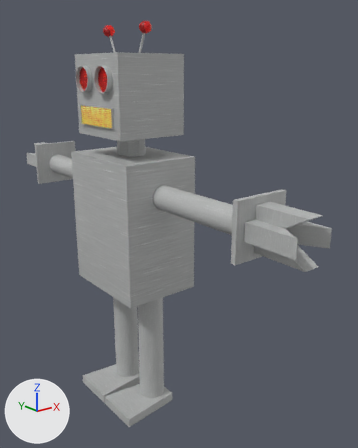
The Blender file character.blend as it was, and as the next commit left it.
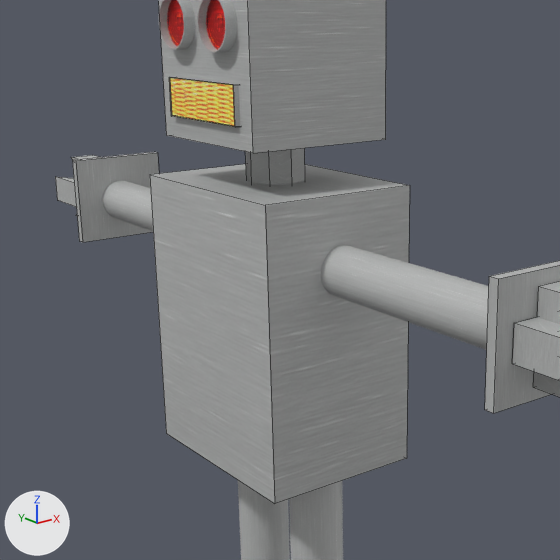
Each version appears first whole from a 50 mm camera at (-4.42, -10.75, 5.86) aimed at (0.6, -4.47, 3.36), and next in a close-up on the part from 0% to 74% of the width and 15% to 75% of the height. The axes (+X, +Y, +Z) are drawn at lower left. The lights are the same throughout. The first two pictures are the older version. The close-ups show mesh edges as thin lines.

In view in the first close-up: 'Arms', 'Arms.001', 'Eye Outline', 'Eye Outline.001', 'Hands', 'Hands.001', 'Head', 'Legs', 'Legs.001', 'Mouth', 'Neck', 'Torso' and 3 more.
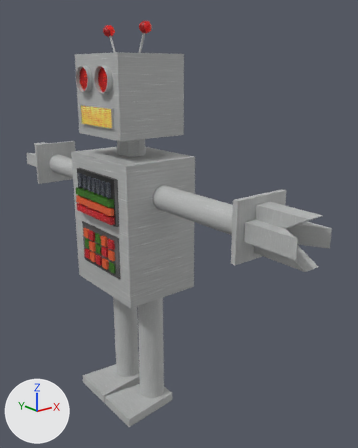
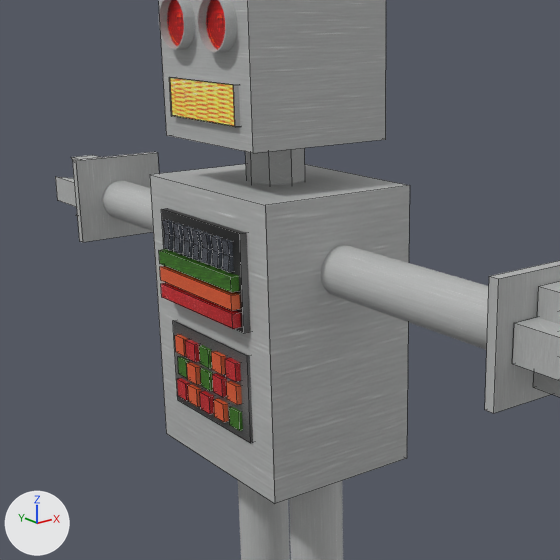
Boxes [x1, y1, x2, y2] around the edits, measured in the close-ups (560 x 560 px):
'Buttons plate', added: after [173, 321, 253, 443]
'Switch Plate', added: after [161, 208, 250, 333]
'Switches', added: after [162, 219, 234, 272]
'Orange Buttons', added (orange): after [175, 334, 242, 422]
'Green Meter', added (green): after [159, 249, 239, 292]
'Orange Meter', added (orange): after [160, 266, 240, 310]
'Red Meter', added (red): after [161, 283, 241, 329]
'Red Buttons', added (red): after [177, 339, 241, 414]
'Green Buttons', added (green): after [178, 345, 243, 431]

Diff of the bpy script that builds the scene:
```diff
--- a/character.blend.py
+++ b/character.blend.py
@@ ob_red_meter @@
+ob_red_meter = bpy.data.objects.new('Red Meter', me_cube_020)  # a box spanning x -1.0..1.0, y -1.0..1.0, z -1.0..1.0; in mat_material_027 (picture img_red_buttons_jpg)
+ob_red_meter.location = (-0.71, -4.01, 3.68)
+ob_red_meter.scale = (0.061, 0.539, 0.0548)
@@ ob_orange_meter @@
+ob_orange_meter = bpy.data.objects.new('Orange Meter', me_cube_019)  # a box spanning x -1.0..1.0, y -1.0..1.0, z -1.0..1.0; in mat_material_026 (picture img_orange_buttons_jpg)
+ob_orange_meter.location = (-0.71, -4.01, 3.81)
+ob_orange_meter.scale = (0.061, 0.539, 0.0548)
@@ ob_green_meter @@
+ob_green_meter = bpy.data.objects.new('Green Meter', me_cube_018)  # a box spanning x -1.0..1.0, y -1.0..1.0, z -1.0..1.0; in mat_material_025 (picture img_green_buttons_jpg)
+ob_green_meter.location = (-0.71, -4.01, 3.95)
+ob_green_meter.scale = (0.061, 0.539, 0.0548)
@@ ob_switches @@
+ob_switches = bpy.data.objects.new('Switches', me_cube_017)  # 84 vertices, 70 faces; spans x -1.0..1.2, y -21.4..1.0, z -1.0..1.0; in mat_material_023 (picture img_black_plastic_jpg)
+ob_switches.location = (-0.66, -3.55, 4.13)
+ob_switches.scale = (0.0798, 0.0434, 0.11)
@@ ob_switch_plate @@
+ob_switch_plate = bpy.data.objects.new('Switch Plate', me_cube_016)  # a box spanning x -1.0..1.0, y -1.0..1.0, z -1.0..1.0; in mat_material_024 (picture img_black_metal_jpg)
+ob_switch_plate.location = (-0.58, -4.0, 3.95)
+ob_switch_plate.scale = (0.115, 0.578, 0.364)
@@ ob_buttons_plate @@
+ob_buttons_plate = bpy.data.objects.new('Buttons plate', me_cube_013)  # a box spanning x -1.0..1.0, y -1.0..1.0, z -1.0..1.0; in mat_material_020 (picture img_black_metal_jpg)
+ob_buttons_plate.location = (-0.64, -3.99, 3.05)
+ob_buttons_plate.scale = (-0.0191, 0.565, 0.342)
@@ ob_green_buttons @@
+ob_green_buttons = bpy.data.objects.new('Green Buttons', me_cube_012)  # a box spanning x -1.0..1.0, y -1.0..1.0, z -1.0..1.0; a box spanning x -1.0..1.0, y -6.1..-4.1, z -0.98..1.02; a box spanning x -1.0..1.0, y -6.1..-4.1, z 1.58..3.58; a box spanning x -1.0..1.0, y -11.91..-9.91, z -3.63..-1.63; in mat_material_019 (picture img_green_buttons_jpg)
+ob_green_buttons.location = (-0.5, -3.6, 3.04)
+ob_green_buttons.scale = (-0.189, 0.0716, 0.0729)
@@ ob_red_buttons @@
+ob_red_buttons = bpy.data.objects.new('Red Buttons', me_cube_011)  # a box spanning x -1.0..1.0, y -1.0..1.0, z -1.0..1.0; a box spanning x -1.0..1.0, y 4.52..6.52, z -3.38..-1.38; a box spanning x -1.0..1.0, y -3.53..-1.53, z -6.25..-4.25; a box spanning x -1.0..1.0, y 1.61..3.61, z -6.25..-4.25; a box spanning x -1.0..1.0, y 7.36..9.36, z -0.83..1.17; in mat_material_018 (picture img_red_buttons_jpg)
+ob_red_buttons.location = (-0.38, -3.77, 3.23)
+ob_red_buttons.scale = (0.322, -0.0724, 0.0718)
@@ ob_orange_buttons @@
+ob_orange_buttons = bpy.data.objects.new('Orange Buttons', me_cube_010)  # a box spanning x -0.838..-0.231, y -3.67..-3.527, z 3.639..3.782; a box spanning x -0.838..-0.231, y -3.841..-3.698, z 3.449..3.592; a box spanning x -0.838..-0.231, y -3.841..-3.698, z 3.262..3.405; a box spanning x -0.838..-0.231, y -4.246..-4.103, z 3.262..3.405; a box spanning x -0.838..-0.231, y -4.246..-4.103, z 3.648..3.791; a box spanning x -0.838..-0.231, y -4.452..-4.309, z 3.468..3.611; in mat_material_017 (picture img_orange_buttons_jpg)
+ob_orange_buttons.location = (0.14, 0.0, -0.48)
```
